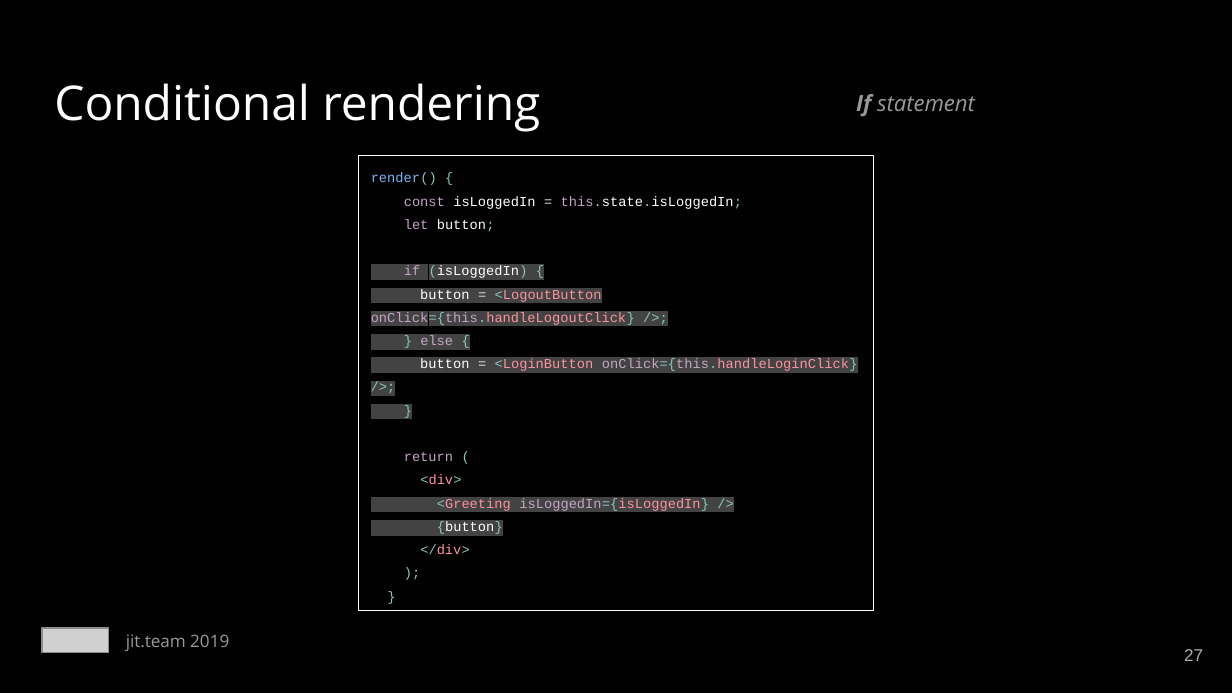
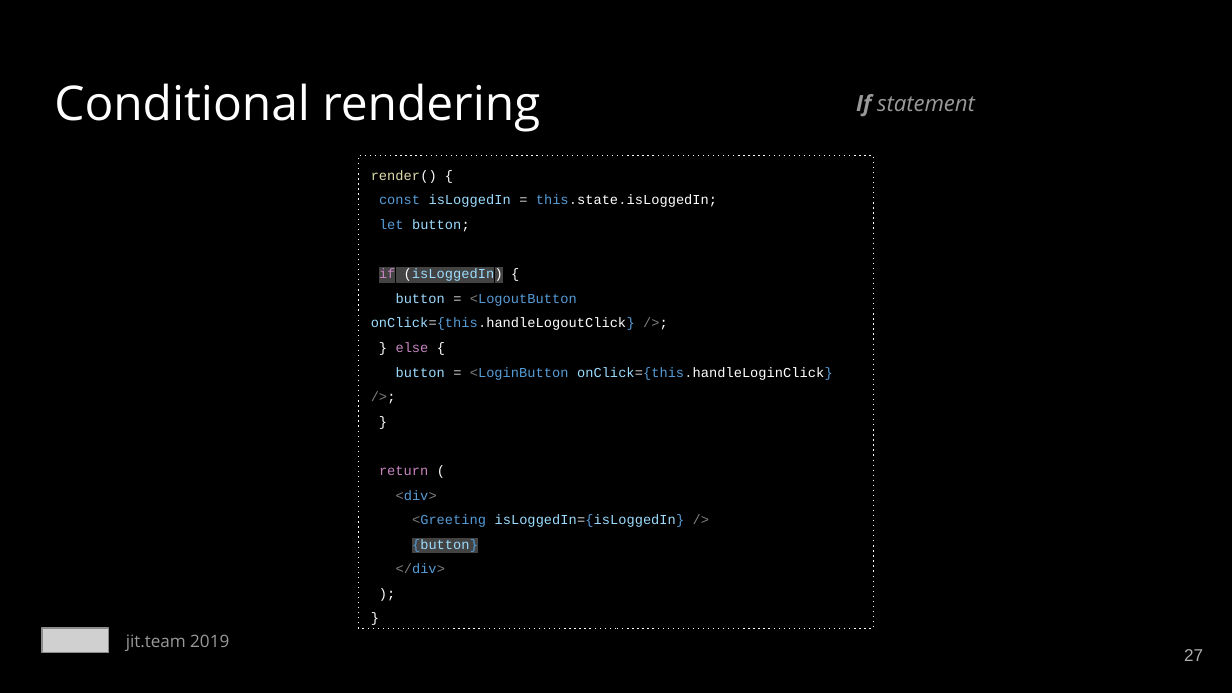
Before and after one commit to mackankowski/frontend-bootcamp, a slide deck: slide 27 of slides/react/React.js - training.pptx. Drawn at 1232x693 pixels with LibreOffice and Linux fonts; fonts in the diff are those of the drawing; grey boxes stand for pictures. Boxes give left, top, right and bottom in pixels: in the first picture for what was removed or moved away, otherwise in the second. Text is boxed around its words. In the diff, an @@ line names an element or a change of style, - is before the commit and + after.

```diff
--- a/slides/react/React.js - training.pptx
+++ b/slides/react/React.js - training.pptx
@@ rectangle "render() {" resized from (x1=359, y1=155, x2=873, y2=610) to (x1=359, y1=155, x2=873, y2=627) @@
@@ rectangle "render() {" at (x1=359, y1=155, x2=873, y2=627): outline #FFFFFF 0.75 pt to #FFFFFF 0.75 pt dashed @@
@@ text in rectangle at (x1=371, y1=170, x2=833, y2=573): text changed; text colour #FC929E to #9CDCFE @@
-render() {
-const isLoggedIn = this.state.isLoggedIn;
-let button;
-if (isLoggedIn) {
-button = <LogoutButton onClick={this.handleLogoutClick} />;
-} else {
-button = <LoginButton onClick={this.handleLoginClick} />;
-}
-return (
-<div>
-<Greeting isLoggedIn={isLoggedIn} />
-{button}
-</div>
-);
-}
+render() {
+const isLoggedIn = this.state.isLoggedIn;
+let button;
+if (isLoggedIn) {
+button = <LogoutButton onClick={this.handleLogoutClick} />;
+} else {
+button = <LoginButton onClick={this.handleLoginClick} />;
+}
+return (
+<div>
+<Greeting isLoggedIn={isLoggedIn} />
+{button}
+</div>
+);
+}
```
Also in this commit, not shown: 22 other slides changed, 1 other file.
